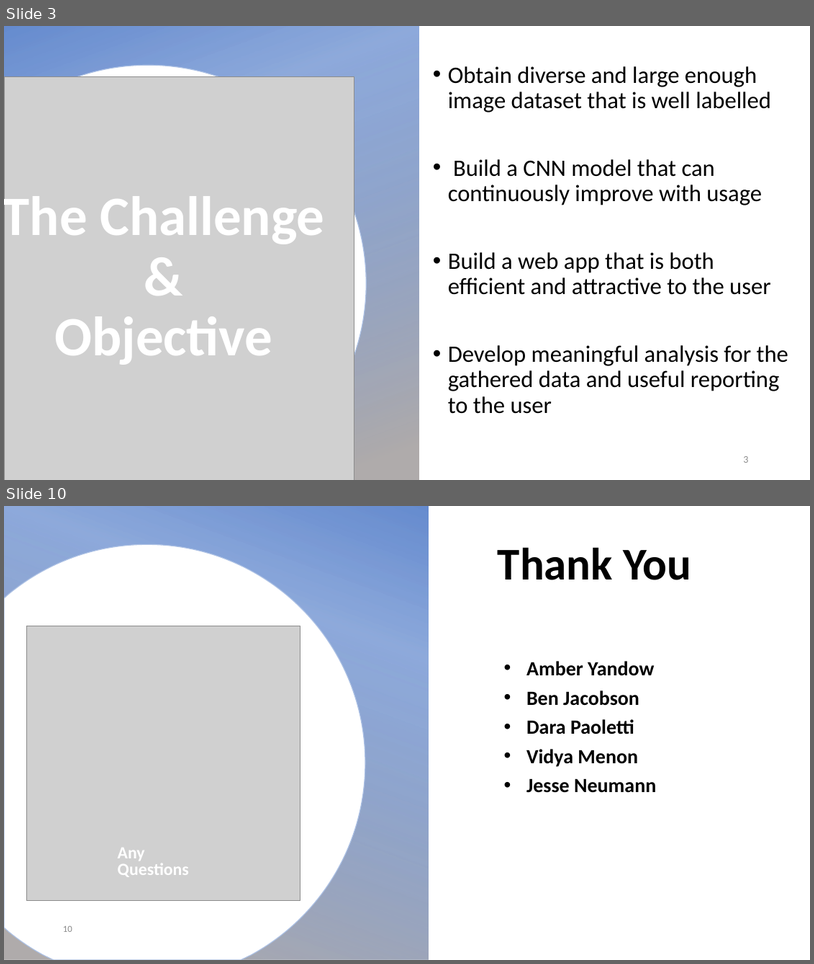
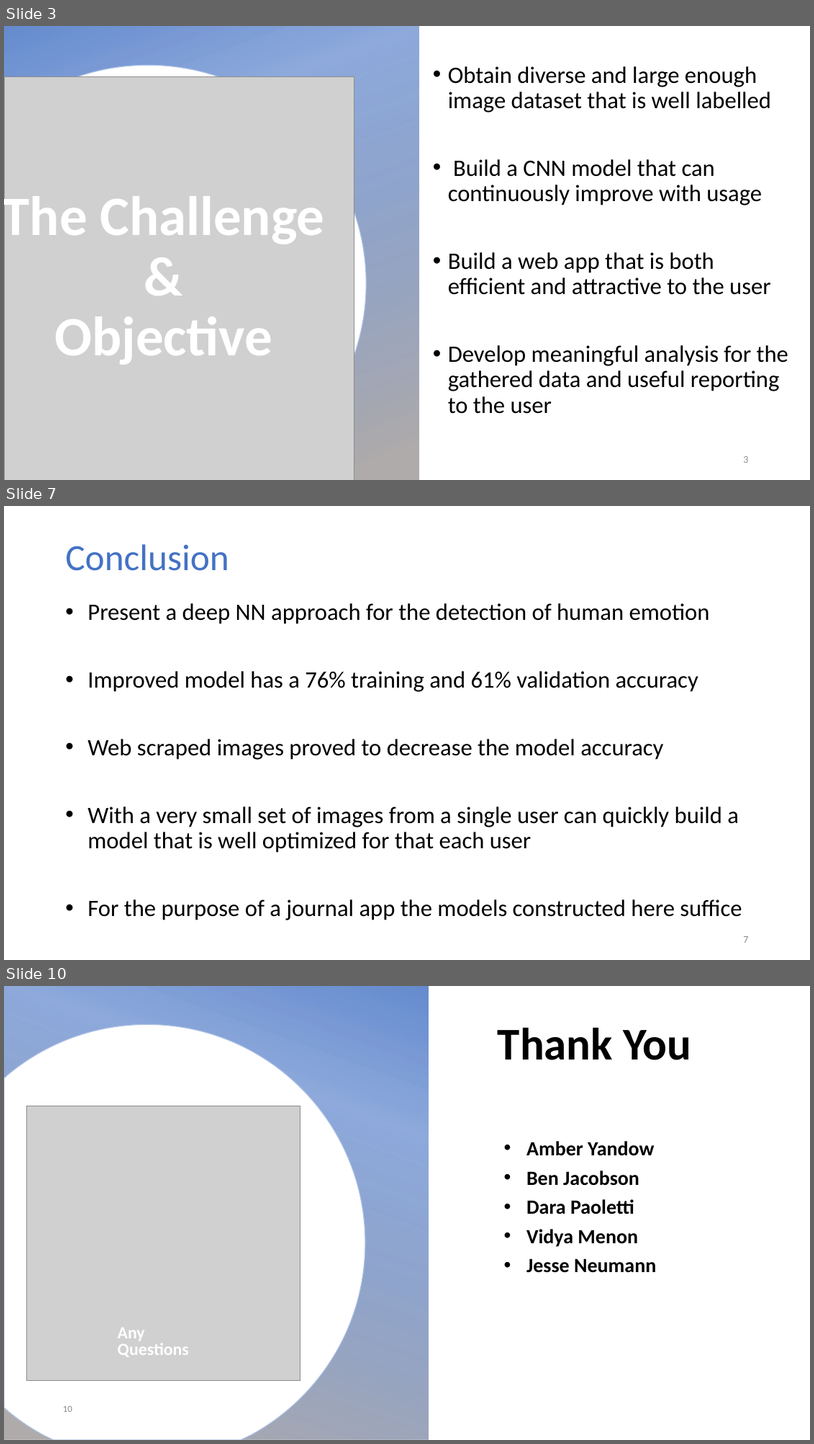
Before and after one commit to GitHub-ccd/emoJ, a slide deck: ppt/MOD_5.pptx. Shown one above the other, each under a label of ours: slides 3 and 10 before the commit, slides 3, 7 and 10 after it; the slides between them are not shown. The pictures are 814x964 and 814x1444 pixels, drawn with LibreOffice and Linux fonts; fonts in the diff are those of the drawing; grey boxes stand for pictures; background and template pictures are left out. Boxes give left, top, right and bottom in pixels: in the first picture for what was removed or moved away, otherwise in the second. Text is boxed around its words. In the diff, an @@ line names an element or a change of style, - is before the commit and + after.

```diff
--- a/ppt/MOD_5.pptx
+++ b/ppt/MOD_5.pptx
@@ slide 7 added at bbox=[4, 506, 810, 960], background picture (left out) @@
@@ title added at bbox=[65, 544, 229, 571], 44 pt, text #4472C4 @@
+Conclusion
@@ text added at bbox=[88, 603, 742, 920], 28 pt, text #000000 @@
+• Present a deep NN approach for the detection of human emotion
+• Improved model has a 76% training and 61% validation accuracy
+• Web scraped images proved to decrease the model accuracy
+• With a very small set of images from a single user can quickly build a model that is well optimized for that each user
+• For the purpose of a journal app the models constructed here suffice
@@ page number added at bbox=[743, 936, 748, 942], 12 pt, text #8C8C8C @@
+7
```
Also in this commit, not shown: 7 slides changed, 1 slide removed, 2 other files.
